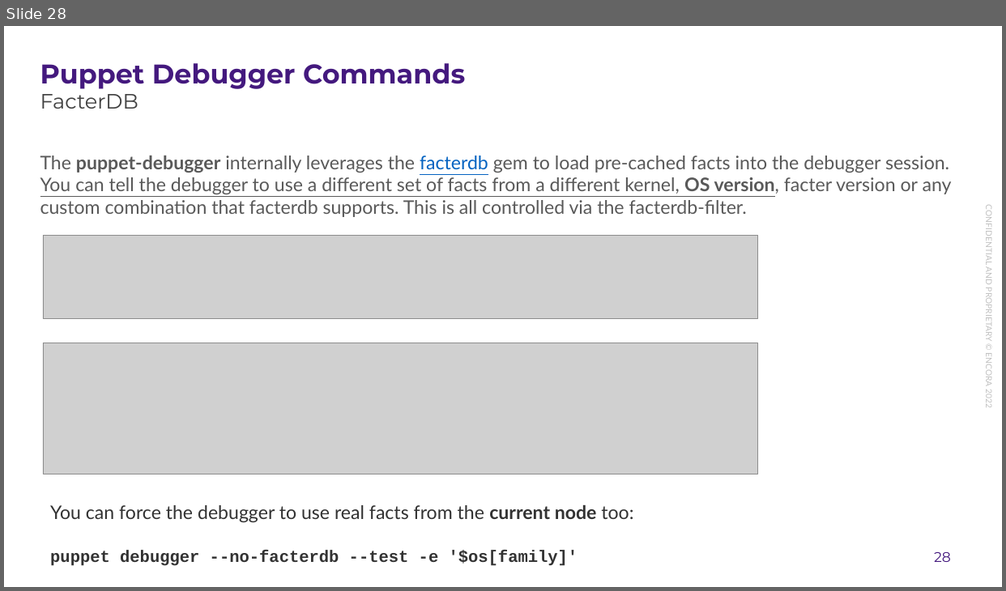
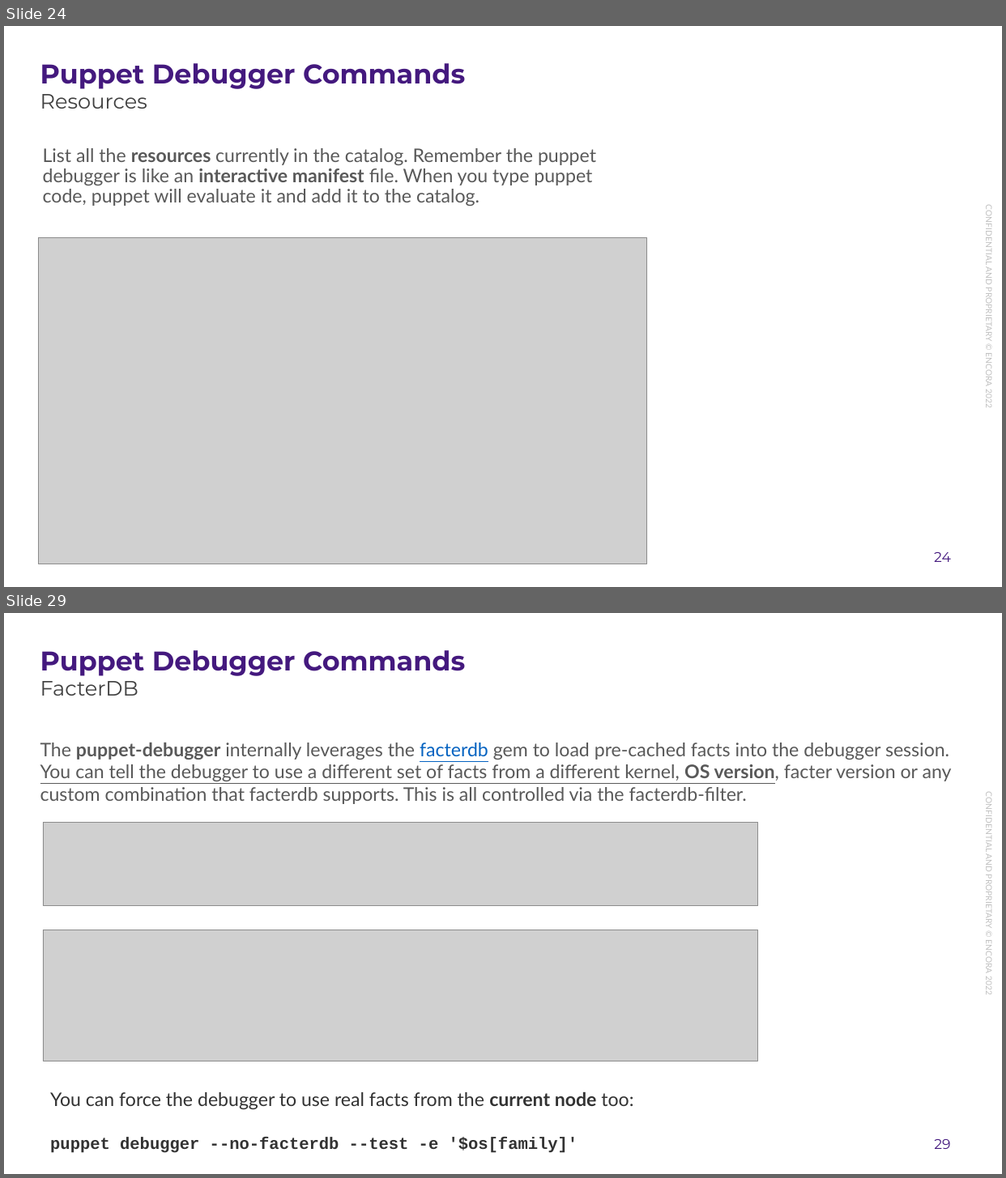
Before and after one commit to enogrob/presentation-puppet-debugger, a slide deck: docs/presentation-puppet-debugger.pptx. Shown one above the other, each under a label of ours: slide 28 before the commit, slides 24 and 29 after it; the slides between them are not shown. The pictures are 1006x591 and 1006x1178 pixels, drawn with LibreOffice and Linux fonts; fonts in the diff are those of the drawing; grey boxes stand for pictures; background and template pictures are left out. Boxes give left, top, right and bottom in pixels: in the first picture for what was removed or moved away, otherwise in the second. Text is boxed around its words. In the diff, an @@ line names an element or a change of style, - is before the commit and + after.

```diff
--- a/docs/presentation-puppet-debugger.pptx
+++ b/docs/presentation-puppet-debugger.pptx
@@ slide 24 added at bbox=[4, 26, 1002, 587], background #FFFFFF; not listed: 2 template elements that a slide beside it also shows @@
@@ title added at bbox=[40, 63, 465, 89], 26 pt, text #44197E, bold @@
+Puppet Debugger Commands
@@ subtitle added at bbox=[40, 88, 147, 109], 20 pt, text #404040 @@
+Resources
@@ text added at bbox=[43, 148, 596, 206], 18 pt, text #595959 @@
+List all the resources currently in the catalog. Remember the puppet debugger is like an interactive manifest file. When you type puppet code, puppet will evaluate it and add it to the catalog.
@@ picture added at bbox=[39, 238, 647, 565] @@
@@ what was slide 28 is now slide 29 @@
@@ page number at bbox=[934, 1139, 950, 1149]: text changed @@
-28
+29
```
Also in this commit, not shown: 4 slides changed, 6 other slides added, 1 other file.
